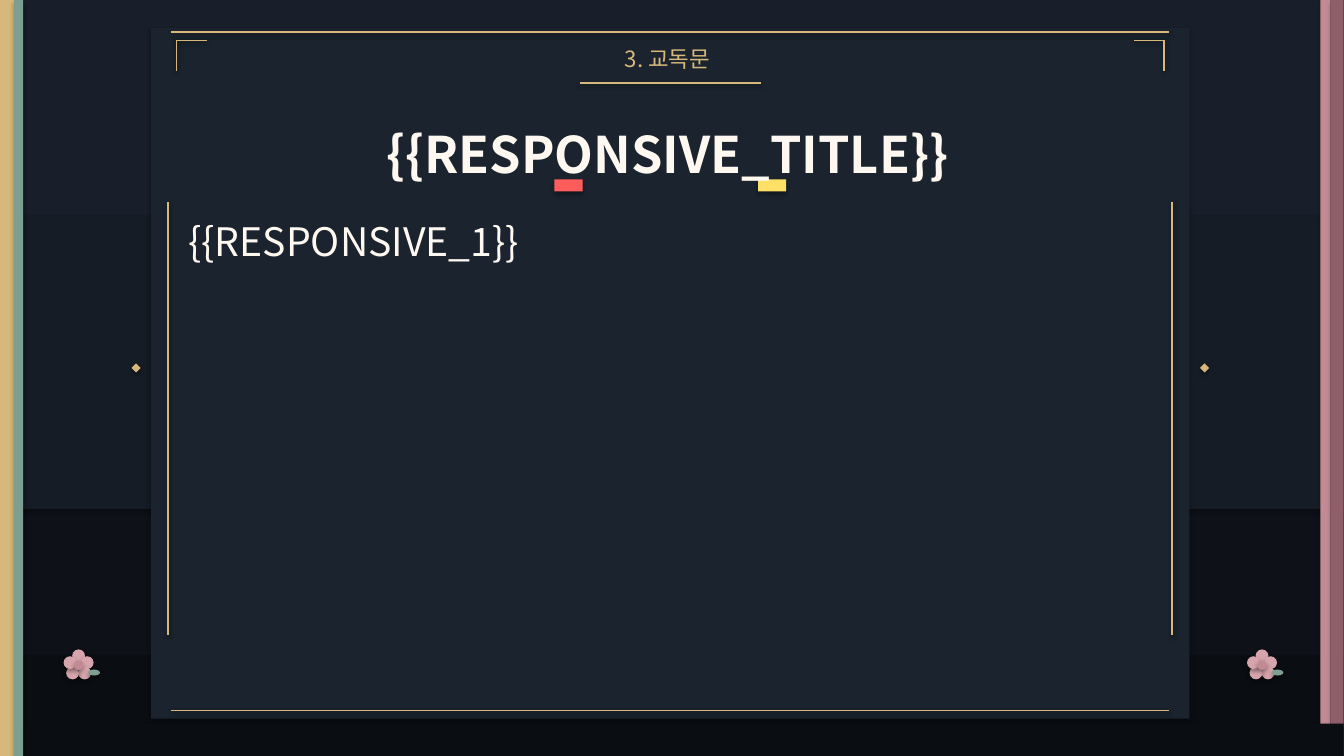
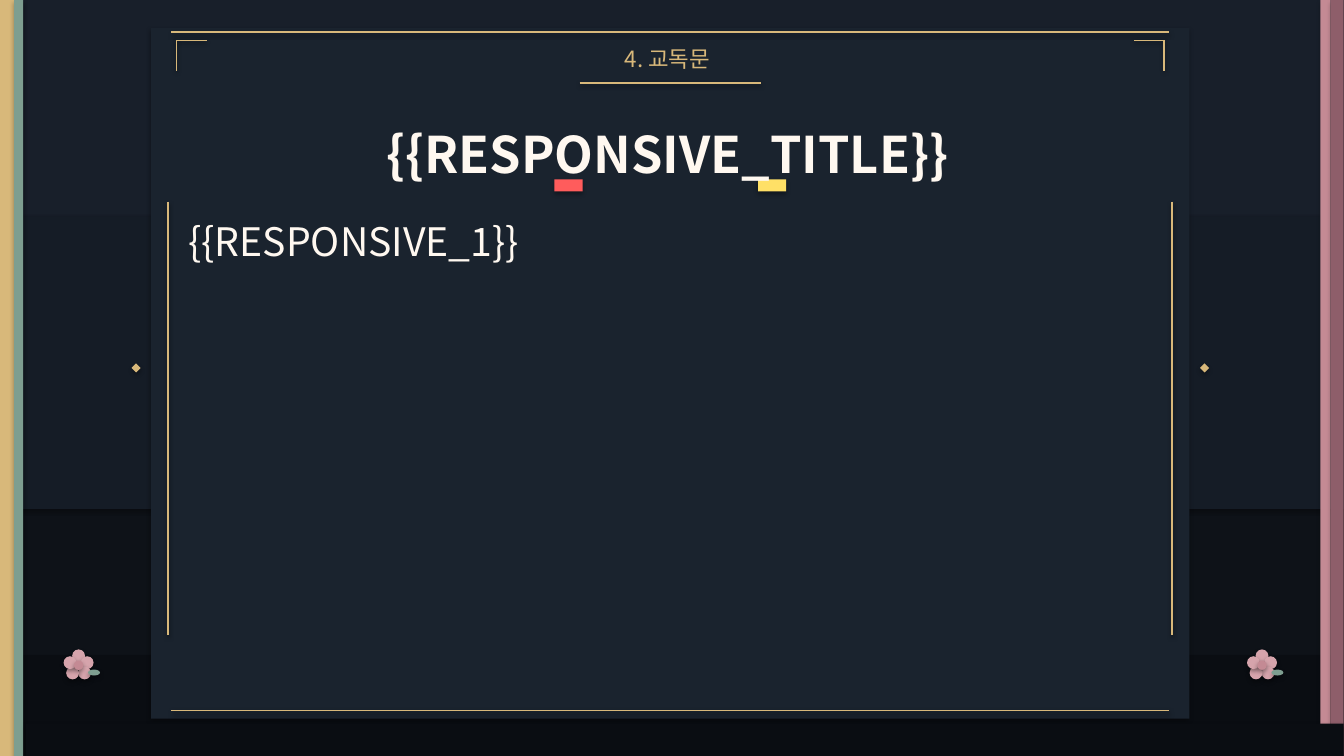
Before and after one commit to greentown2/worship-app, a slide deck: slide 7 of templates/master_worship.pptx (slide 5 before the commit). Drawn at 1344x756 pixels with LibreOffice and Linux fonts; fonts in the diff are those of the drawing. Boxes give left, top, right and bottom in pixels: in the first picture for what was removed or moved away, otherwise in the second. Text is boxed around its words. In the diff, an @@ line names an element or a change of style, - is before the commit and + after.

```diff
--- a/templates/master_worship.pptx
+++ b/templates/master_worship.pptx
@@ text at (625,49,710,69): text changed @@
-3. 교독문
+4. 교독문
```
Also in this commit, not shown: 8 other slides changed, 2 slides added, 14 other files.
